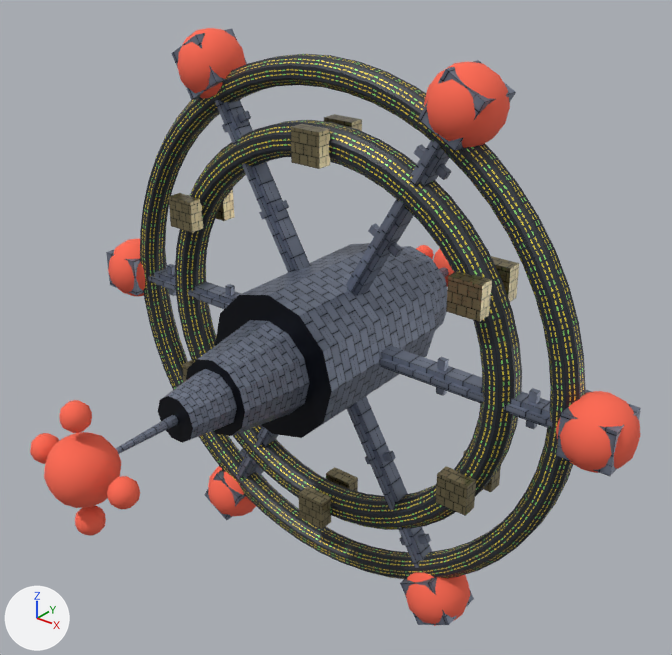
Two versions of the glTF model assets/models/station.glb, one commit apart.
Both versions are drawn from a 50 mm lens placed at (6.84, -8.38, 5.35), pointed at (0.2, -0.08, 0.21). The axes (+X, +Y, +Z) are drawn at lower left. The lights are the same throughout. The first picture is the older version. Vertices at exactly the same position are counted once.

In view in the first picture: 'node-0', 'node-1', 'node-2', 'node-3'.
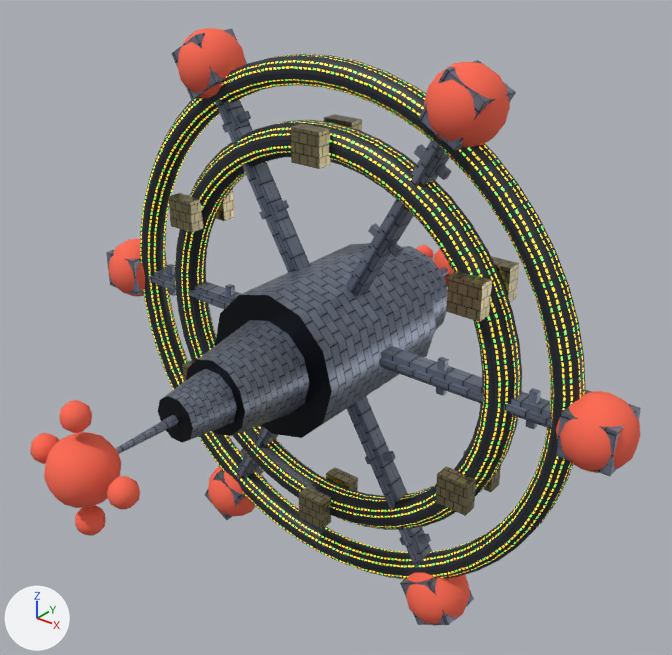
Changed parts and their boxes (x1, y1, x2, y2) in the pictures (672 x 655 px):
'node-1', surface changed: (140, 54, 586, 579) in both
part 1 of me_station_hub, shading changed: (170, 321, 310, 437) in both
part 2 of me_station_hub, shading changed: (432, 268, 449, 330) in both
part 3 of me_station_hub, shading changed: (323, 299, 436, 399) in both

The change, as a list of edits to the scene's bpy script:
```text
Add img_image_2:
    img_image_2 = load_image('Image_2', '_unpacked/Image_2', 512, 512, 'sRGB')
Change mat_station_windows:
    where n0 = _N.new('ShaderNodeBsdfPrincipled'); n0.name = 'Principled BSDF'
    add n0.inputs[28].default_value = 1.0  # 'Emission Strength'
    add n3 = _N.new('ShaderNodeTexImage'); n3.name = 'Image Texture'
    add n3.image = img_image_2
    remove n3 = _N.new('ShaderNodeTexImage'); n3.name = 'Image Texture'
    remove n3.image = img_image_1
    add n4 = _N.new('ShaderNodeTexImage'); n4.name = 'Image Texture.001'
    add n4.image = img_image_1
    where n2 = _N.new('ShaderNodeMix'); n2.name = 'Mix'
    remove _L.new(n3.outputs[0], n2.inputs[6])  # 'Color' to 'A'
    add _L.new(n3.outputs[0], n0.inputs[27])  # 'Color' to 'Emission Color'
    add _L.new(n4.outputs[0], n2.inputs[6])  # 'Color' to 'A'
Change me_station_hub:
    where me_station_hub.from_pydata(...)  # 424 vertices, 680 faces; spans x -4.03..4.03, y -3.85..3.1, z -3.63..3.63
    used by ob_node_0; location = (0.0, 0.0, 0.0)
    me_station_hub part 1: 58 of the faces centred in x -0.55..0.55, y -3.45..-1.42, z -0.55..0.55 are now shaded smooth
    me_station_hub part 2: 38 of the faces centred in x -0.71..0.71, y 1.35..2.68, z -0.71..0.71 are now shaded smooth
    me_station_hub part 3: 24 of the faces centred in x -0.91..0.91, y -0.37..0.37, z -0.91..0.91 are now shaded smooth
Change me_station_rings:
    where me_station_rings.from_pydata(...)  # 848 vertices, 1664 faces; spans x -3.52..3.52, y -0.22..0.22, z -3.52..3.52
    used by ob_node_1; location = (0.0, 0.0, 0.0)
    me_station_rings part 4: texture (UV) coordinates of 1664 of 1664 faces, centred in x -3.51..3.51, y -0.22..0.22, z -3.51..3.51, changed; they spanned u 0.0..20.0, v 0.0..0.88 and now span u 0.0..20.0, v 0.28..0.93
```
